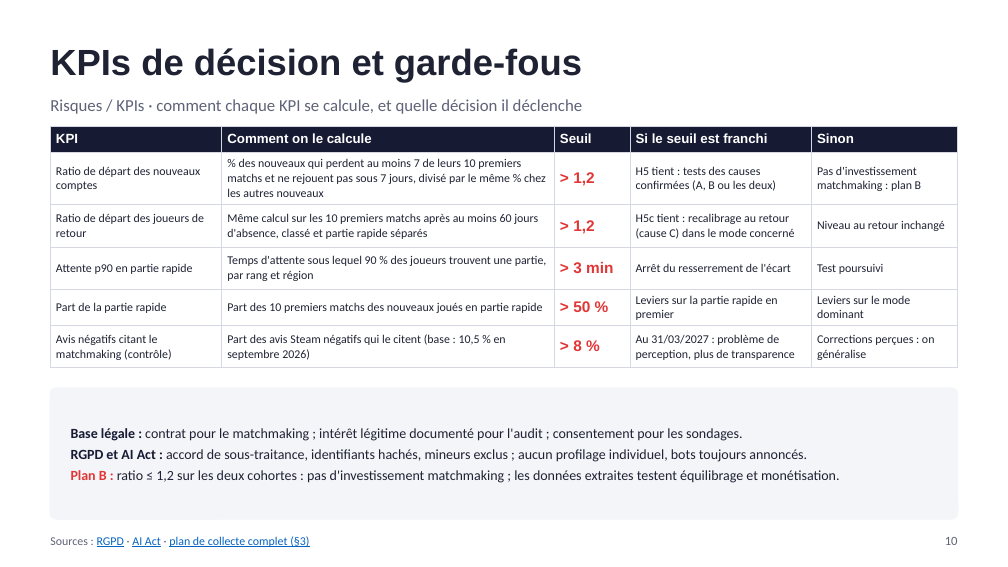
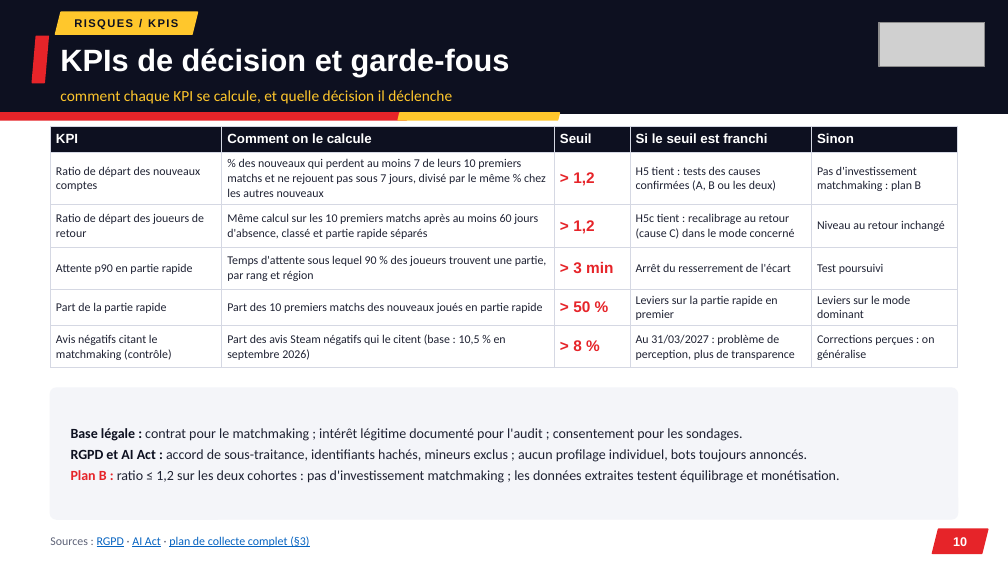
Before and after one commit to noeantoniov1-crypto/SOCIO, a slide deck: slide 10 of docs/presentation/pitch_marvel_rivals_netease.pptx. Drawn at 1008x567 pixels with LibreOffice and Linux fonts; fonts in the diff are those of the drawing; grey boxes stand for pictures. Boxes give left, top, right and bottom in pixels: in the first picture for what was removed or moved away, otherwise in the second. Text is boxed around its words. In the diff, an @@ line names an element or a change of style, - is before the commit and + after.

```diff
--- a/docs/presentation/pitch_marvel_rivals_netease.pptx
+++ b/docs/presentation/pitch_marvel_rivals_netease.pptx
@@ rectangle added at <box>0,0,1008,113</box>, fill #0D1020, outline #0D1020 1 pt @@
@@ parallelogram added at <box>55,12,198,34</box>, fill #FFC72C, outline #FFC72C 1 pt @@
@@ text added at <box>74,19,178,29</box>, 8 pt, text #0D1020, bold @@
+RISQUES / KPIS
@@ picture added at <box>879,22,985,67</box> @@
@@ parallelogram added at <box>32,36,48,83</box>, fill #E62429, outline #E62429 1 pt @@
@@ text "KPIs de décision et garde-fous": place and size @@
-text "KPIs de décision et garde-fous" at <box>50,48,582,82</box>
+text "KPIs de décision et garde-fous" at <box>60,48,510,77</box>
@@ text "KPIs de décision et garde-fous" at <box>60,48,510,77</box>: size 26 to 22 pt, text colour #1F2233 to #FFFFFF @@
@@ parallelogram added at <box>0,113,408,120</box>, fill #E62429, outline #E62429 1 pt @@
@@ text at <box>60,90,452,104</box>: text changed; size 12 to 11 pt; text colour #5E6378 to #FFC72C @@
-Risques / KPIs · comment chaque KPI se calcule, et quelle décision il déclenche
+comment chaque KPI se calcule, et quelle décision il déclenche
@@ parallelogram added at <box>398,113,559,120</box>, fill #FFC72C, outline #FFC72C 1 pt @@
@@ table at <box>50,126,958,364</box> @@
@@ fill #161A33 to #0D1020 in row 1 @@
@@ text colour #E23636 to #E62429 in "> 1,2", "> 1,2", "> 3 min", "> 50 %" and 1 more places @@
@@ text "Base légale : contrat pour ..." at <box>71,428,839,483</box>: text colour #161A33 to #0D1020 in "Base légale :", "RGPD et AI Act :"; text colour #E23636 to #E62429 in "Plan B :" @@
@@ text "10" at <box>953,537,967,546</box>: font Calibri to Arial, text colour #5E6378 to #FFFFFF, bold on; alignment right to centre @@
@@ parallelogram added at <box>932,529,988,553</box>, fill #E62429, outline #E62429 1 pt @@
```
Also in this commit, not shown: 11 other slides changed, 3 other files.
